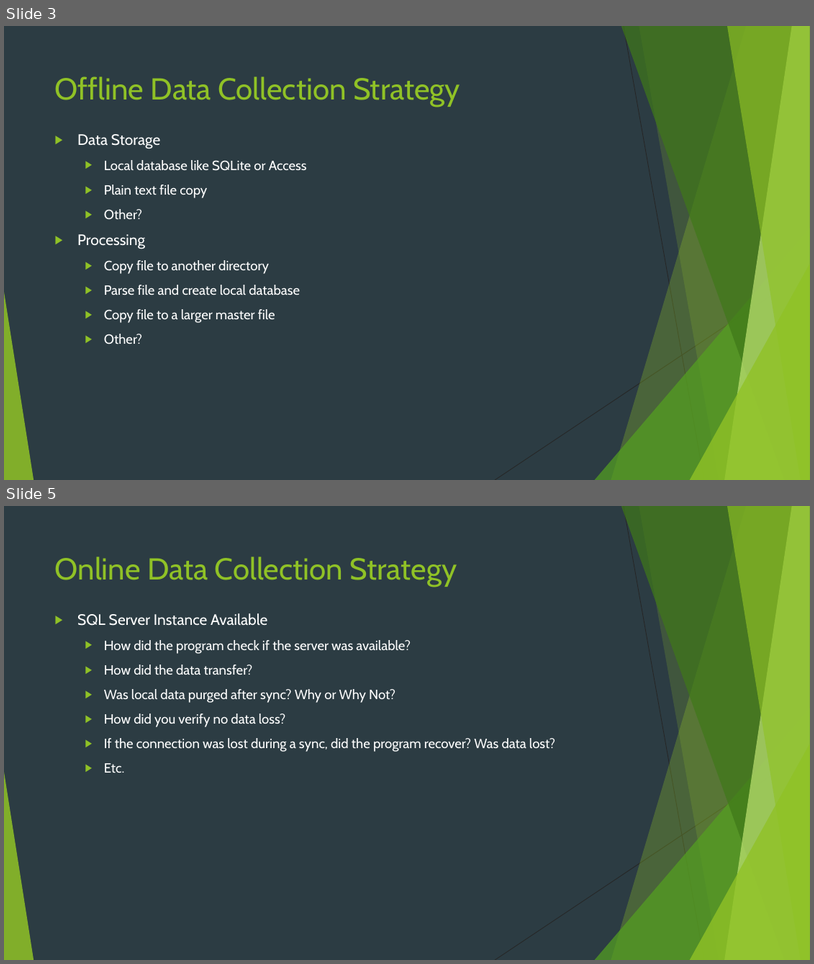
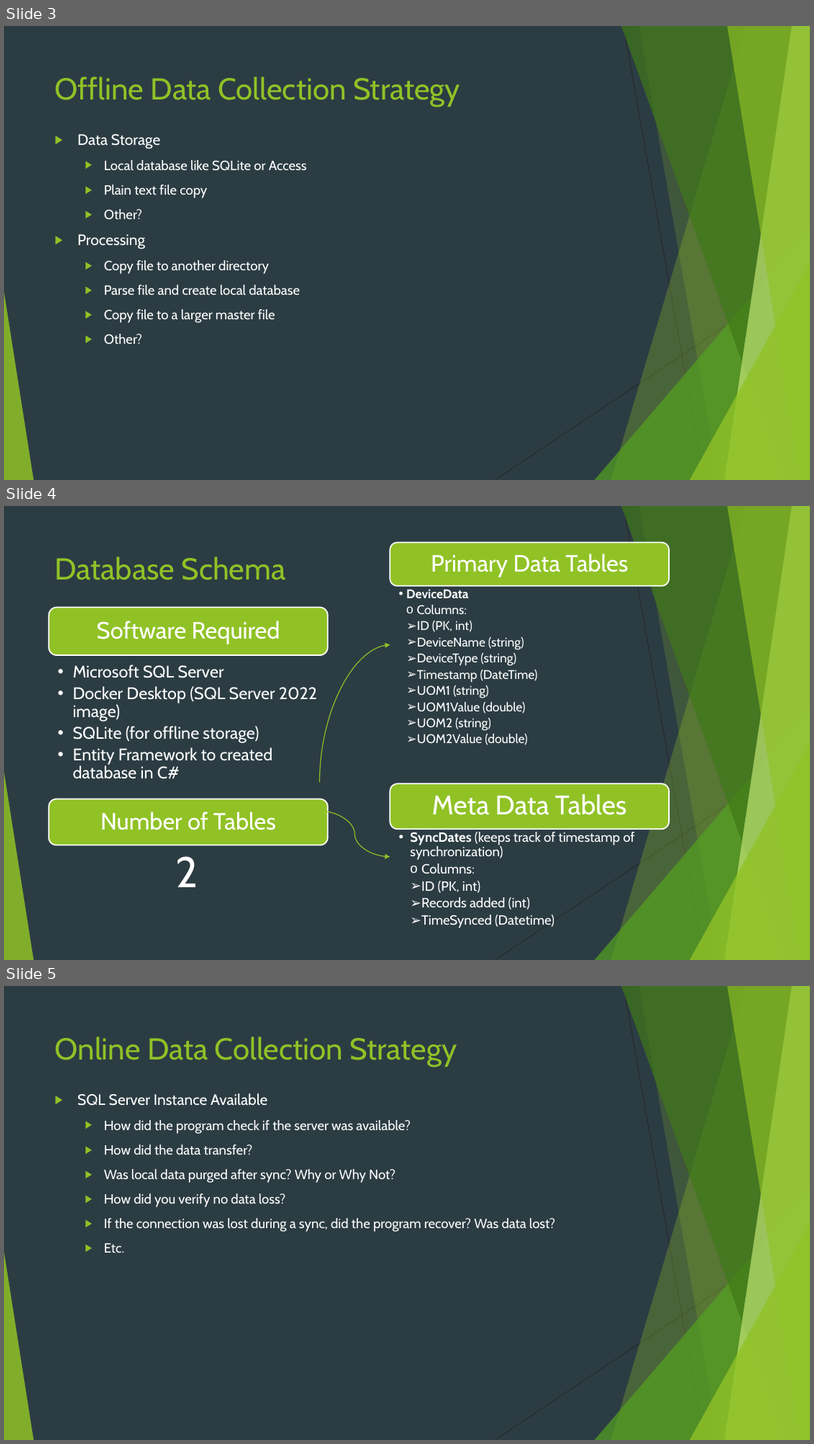
Before and after one commit to ruskpr/sql-data-synchronization, a slide deck: iot-data-collection.pptx. Shown one above the other, each under a label of ours: slides 3 and 5 before the commit, slides 3, 4 and 5 after it; the slides between them are not shown. The pictures are 814x964 and 814x1444 pixels, drawn with LibreOffice and Linux fonts; fonts in the diff are those of the drawing. Boxes give left, top, right and bottom in pixels: in the first picture for what was removed or moved away, otherwise in the second. Text is boxed around its words. In the diff, an @@ line names an element or a change of style, - is before the commit and + after.

```diff
--- a/iot-data-collection.pptx
+++ b/iot-data-collection.pptx
@@ slide 4 added at (x1=4, y1=506, x2=810, y2=960), background #2C3C43; not listed: 10 template elements that a slide beside it also shows @@
@@ rounded rectangle added at (x1=391, y1=542, x2=669, y2=586), fill #90C226, outline #FFFFFF 1.5 pt @@
@@ title added at (x1=55, y1=556, x2=286, y2=580), 36 pt, text #90C226 @@
+Database Schema
@@ text added at (x1=431, y1=554, x2=628, y2=577), 28 pt, text #FFFFFF @@
+Primary Data Tables
@@ text added at (x1=406, y1=589, x2=538, y2=745), 15 pt, text #FFFFFF @@
+  • DeviceData
+    o Columns:
+    ➢ ID (PK, int)
+    ➢ DeviceName (string)
+    ➢ DeviceType (string)
+    ➢ Timestamp (DateTime)
+    ➢ UOM1 (string)
+    ➢ UOM1Value (double)
+    ➢ UOM2 (string)
+    ➢ UOM2Value (double)
@@ curved arrow added from (320, 782) to (391, 644), #90C226 1 pt @@
@@ rounded rectangle added at (x1=391, y1=784, x2=669, y2=829), fill #90C226, outline #FFFFFF 1.5 pt @@
@@ text added at (x1=432, y1=794, x2=627, y2=815), 32 pt, text #FFFFFF @@
+Meta Data Tables
@@ curved arrow added from (320, 811) to (391, 857), #90C226 1 pt @@
@@ text added at (x1=410, y1=831, x2=635, y2=928), 16 pt, text #FFFFFF @@
+  • SyncDates (keeps track of timestamp of synchronization)
+    o Columns:
+    ➢ ID (PK, int)
+    ➢ Records added (int)
+    ➢ TimeSynced (Datetime)
@@ group added at (x1=49, y1=607, x2=328, y2=887): 4 texts, 2 rounded rectangles @@
+Software Required
+  • Microsoft SQL Server
+  • Docker Desktop (SQL Server 2022 image)
+  • SQLite (for offline storage)
+  • Entity Framework to created database in C#
+Number of Tables
+  2
```
Also in this commit, not shown: 1 slide changed, 1 slide removed, 19 other files.
